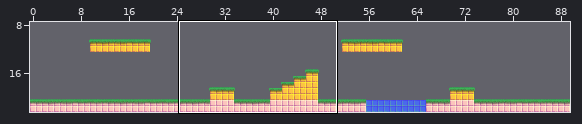
An edit to a level. Tiled map, map/tmx/2.tmx. Above, an overview of the earlier version with the close-up marked.
Close-up. Before:
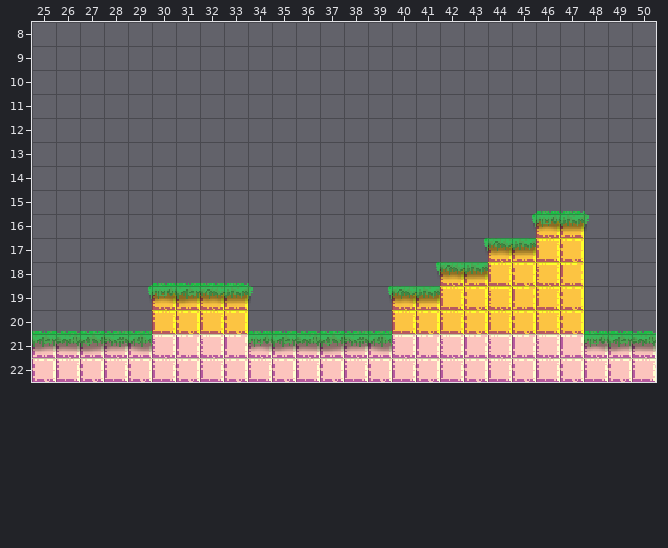
Cells are 16x16 px. Shown: x 25..50, y 8..22.
New version:
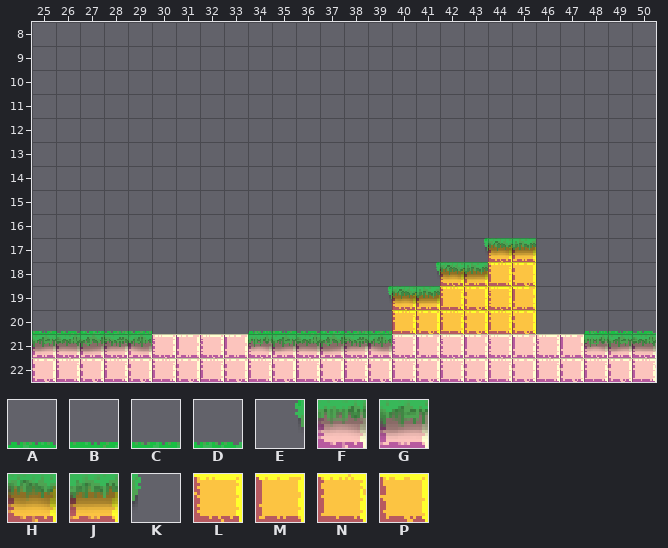
Key: from "tiles": A 1, B 2, C 11, D 12, E 14, F 15, G 16, H 25, J 26, K 27, L 32, M 33, N 46, P 47.
_ is an empty cell.
See-through tiles are keyed as they look on the map.
From old to new:
Layer "ground":
Tile L is gone in row 16 at x 46; in row 18 at x 46; in row 19 at x 30 and 32.
Tile M is gone in row 16 at x 47; in row 18 at x 47; in row 19 at x 31 and 33.
Tile N is gone in row 17 at x 46; in row 19 at x 46; in row 20 at x 30, 32 and 46.
Tile P is gone in row 17 at x 47; in row 19 at x 47; in row 20 at x 31, 33 and 47.
Layer "grass":
Tile A is gone in row 15 at x 46; in row 18 at x 30.
Tile B is gone in row 18 at x 31.
Tile C is gone in row 18 at x 32.
Tile D is gone in row 15 at x 47; in row 18 at x 33.
Tile E is gone in row 16 at x 45; in row 19 at x 29.
Tile F is gone in row 16 at x 46; in row 19 at x 30.
Tile G is gone in row 19 at x 31.
Tile H is gone in row 19 at x 32.
Tile J is gone in row 16 at x 47; in row 19 at x 33.
Tile K is gone in row 16 at x 48; in row 19 at x 34.
